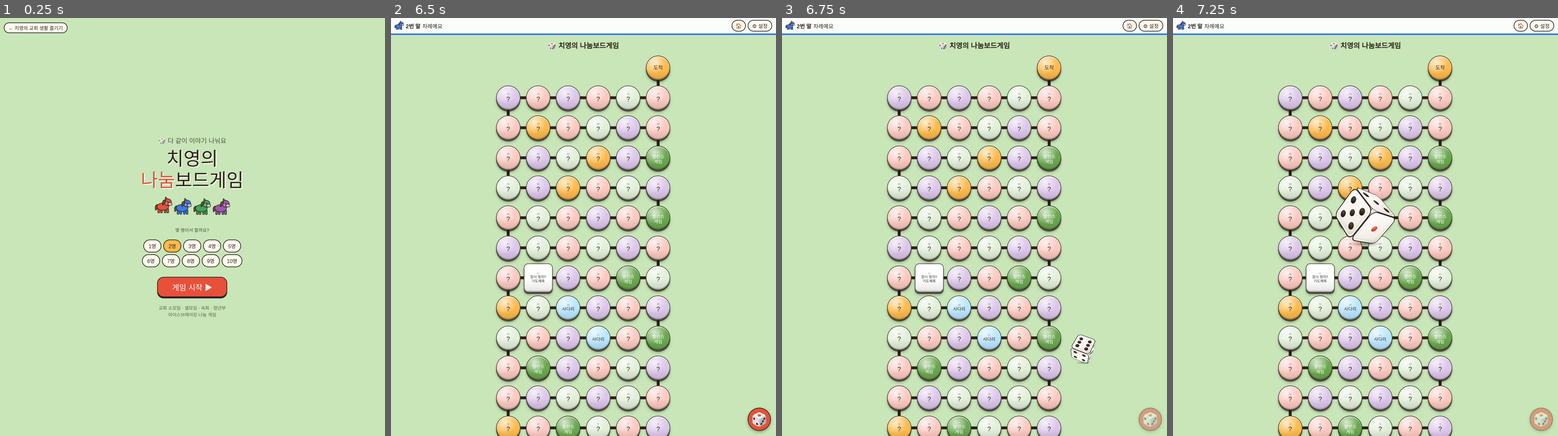
Above: before the commit, frames 1-4 (left to right).
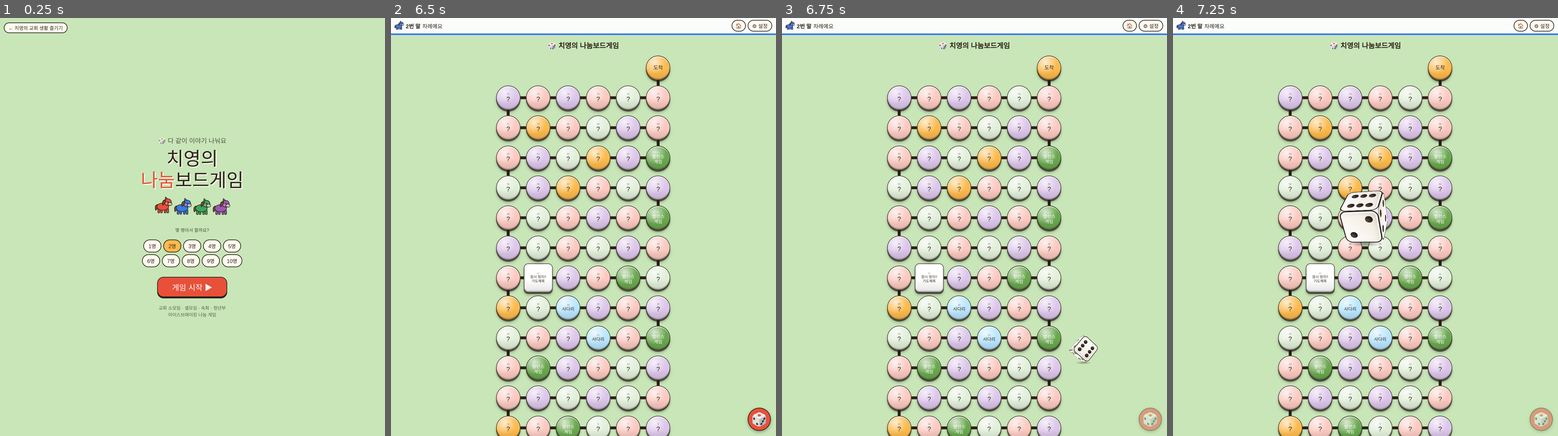
Above: after the commit, the same moments.

Repository: zidane7-creator/nanum-boardgame
Game: browser game, page board/index.html
Same seed, same stepped clock (60 frames per second), same inputs: the game is played once before the commit and once after it.
Inputs:
- Up to frame 1 (0.25 s): no input
- Up to frame 2 (6.5 s): click "게임 시작 ▶" at 0.27 s; click "🏠" at 1.27 s; click "게임 시작 ▶" at 1.77 s; click "🎲" at 1.87 s; click "🏠" at 2.47 s; click "🏠" at 3.07 s; click "🏠" at 3.67 s; click "🏠" at 4.27 s; click "🏠" at 4.87 s; click "🏠" at 5.47 s; click "확인" at 6.07 s
- Up to frame 3 (6.75 s): click "🎲" at 6.67 s
- Up to frame 4 (7.25 s): no input

Frames 1-2 are identical in both runs. In frame 3, 0.2% of the frame differs, in the area x 74-82%, y 75-83%; in frame 4, 0.8%, in the area x 42-58%, y 40-55%.

Commit message:
보드게임: 같은 질문 재굴림은 자기 말 기준으로만, 말 뛰는 소리를 다그닥 말발굽 소리로
Co-Authored-By: Claude Opus 5.5 <noreply@anthropic.com>

Diff:
--- a/board/index.html
+++ b/board/index.html
@@ -121,10 +121,10 @@
 board.innerHTML='<svg viewBox="0 0 '+C*100+' '+R*100+'" preserveAspectRatio="none"><polyline points="'+T.map((_,i)=>{co …(212 unchanged characters)…
 const tiles=[];
 T.forEach((t,i)=>{const d=document.createElement("div"),p=xy(i);d.className="t "+(t.k in COL?"":t.k);if(COL[t.k])d.styl …(289 unchanged characters)…
-let np=2,pos=[],turn=0,skip=[],busy=false,pawns=[],seen=new Set(),again=false,sides=6,balQ={},names=Array(10).fill("");
+let np=2,pos=[],turn=0,skip=[],busy=false,pawns=[],seen=[],again=false,sides=6,balQ={},names=Array(10).fill("");
 const $=id=>document.getElementById(id),sleep=ms=>new Promise(r=>setTimeout(r,ms));
 function place(k){const p=xy(pos[k]),a=6.283*k/np,rr=np>1?9:0,el=pawns[k];el.style.left="calc("+p[0]+"% + "+(Math.cos(a)*rr).toFixed(1)+"px - 3.75%)";el.style.top="calc("+p[1]+"% + "+(Math.sin(a)*rr-6).toFixed(1)+"px - 3.75%)"}
-function start(n){np=n;pos=Array(n).fill(0);skip=Array(n).fill(false);turn=0;busy=false;pawns.forEach(e=>e.remove());pawns=[];seen.clear();again=false;{const pool=[...BAL].sort( …(198 unchanged characters)…
+function start(n){np=n;pos=Array(n).fill(0);skip=Array(n).fill(false);turn=0;busy=false;pawns.forEach(e=>e.remove());pawns=[];seen=Array.from({length:n},()=>new Set());again=false;{const pool=[...BAL].sort( …(198 unchanged characters)…
 for(let k=0;k<n;k++){const e=document.createElement("div");e.className="pawn";e.innerHTML=horse(PC[k]);board.appendChild(e);pawns.push(e);place(k)}
 $("pc").innerHTML="";[1,2,3,4,5,6,7,8,9,10].forEach(m=>{const b=document.createElement("button");b.textContent=m+"명";if(m==n)b.className="on";b.onclick=()=>{if(!busy)start(m)};$("pc").appendChild(b)});
 $("roll").disabled=false;renderNames();say()}
@@ -147,12 +147,19 @@
  // wooden table thud
  s=a.createBufferSource();s.buffer=NB;f=a.createBiquadFilter();f.type="lowpass";f.frequency.value=380;s.connect(f);env(a,f,t,.9*e*e,.05);s.start(t,Math.random()*.5,.08);
  const o=a.createOscillator();o.frequency.setValueAtTime(150,t);o.frequency.exponentialRampToValueAtTime(90,t+.05);env(a,o,t,.35*e*e,.05);o.start(t);o.stop(t+.08)}
+// hoof clop: hollow "tok" (like coconut shells) + short knock + a little ground thud
+function clop(when,e){const a=chain();if(!a||sfxVol<=0)return;const t=a.currentTime+when,j=.9+Math.random()*.2;
+ const o=a.createOscillator();o.type="sine";o.frequency.setValueAtTime(720*j,t);o.frequency.exponentialRampToValueAtTime(430*j,t+.045);env(a,o,t,.5*e,.06);o.start(t);o.stop(t+.09);
+ let s=a.createBufferSource();s.buffer=NB;let f=a.createBiquadFilter();f.type="bandpass";f.frequency.value=1250*j;f.Q.value=3.5;s.connect(f);env(a,f,t,1.5*e,.028);s.start(t,Math.random()*.5,.05);
+ s=a.createBufferSource();s.buffer=NB;f=a.createBiquadFilter();f.type="bandpass";f.frequency.value=3200*j;f.Q.value=1.5;s.connect(f);env(a,f,t,.35*e,.008);s.start(t,Math.random()*.5,.02);
+ s=a.createBufferSource();s.buffer=NB;f=a.createBiquadFilter();f.type="lowpass";f.frequency.value=220;s.connect(f);env(a,f,t,.7*e,.05);s.start(t,Math.random()*.5,.07)}
 const sfx={
  // whole throw: lands, bounces, tumbles over its edges, wobbles to rest (timed to the on-screen dice)
  roll(){const r=()=>Math.random();let t=.6+r()*.04;impact(t,1);t+=.15+r()*.03;impact(t,.7);t+=.1+r()*.02;impact(t,.5);
   let gap=.075,e=.48;while(t<1.32){t+=gap*(.8+r()*.4);impact(t,e*(.75+r()*.35));e*=.9;gap*=1.05}
   impact(1.4,.3);impact(1.46+r()*.01,.17);impact(1.5+r()*.01,.09)},
- hop(){noise(.04,1500,4,.9);noise(.04,1100,4,.7,.09);tone(420,820,.12,.16)}
+ // one gallop stride per square: "다-그-닥" = three hollow hoof clops, last one accented
+ hop(){const r=Math.random;clop(0,.55);clop(.075+r()*.01,.7);clop(.16+r()*.01,1)}
 };
 function zoom(k,on){if(on){const p=xy(pos[k]);board.style.transformOrigin=p[0]+"% "+p[1]+"%";board.style.transform="scale(1.9)"}else board.style.transform=""}
 function hop(k,x0){sfx.hop();const e=pawns[k],s=e.firstChild,dx=xy(pos[k]+1)[0]-x0;if(dx)s.style.scale=dx<0?"-1 1":"1 1";e.classList.remove("hop");void e.offsetWidth;e.classList.add("hop")}
@@ -183,7 +190,7 @@
 if(t.k=="l"&&pos[turn]==L[0]){await ask("사다리","🪜 사다리를 타고 앞으로 쭉!");pos[turn]=L[1];place(turn);scrollToPawn(turn);await sleep(500);t=T[pos[turn]]}
 else if(t.k=="b")await ask("밸런스 게임",balQ[pos[turn]].split(" vs ").join("\nVS\n"));
 else if(t.k=="r")await ask("잠시 정지","🙏 기도제목을 나눠요! 주사위가 남았어도 여기서 멈춰요.")
-else if(t.k!="l"){const rep=COL[t.k]&&seen.has(t.t);await ask(rep?"앞에서 나온 질문! 주사위를 한 번 더 던져요 🎲":TAG[t.k],t.t);if(COL[t.k]){seen.add(t.t);tiles[pos[turn]].textContent=t.t;tiles[pos[turn]].style.fontSize="";if(rep)again=true}}
+else if(t.k!="l"){const rep=COL[t.k]&&seen[turn].has(t.t);await ask(rep?"앞에서 나온 질문! 주사위를 한 번 더 던져요 🎲":TAG[t.k],t.t);if(COL[t.k]){seen[turn].add(t.t);tiles[pos[turn]].textContent=t.t;tiles[pos[turn]].style.fontSize="";if(rep)again=true}}
 if(again){again=false;await sleep(300);doRoll()}else next()}
 $("roll").onclick=()=>{if(!busy){if(typeof playBgm=="function")playBgm();doRoll()}};
 start(2);
